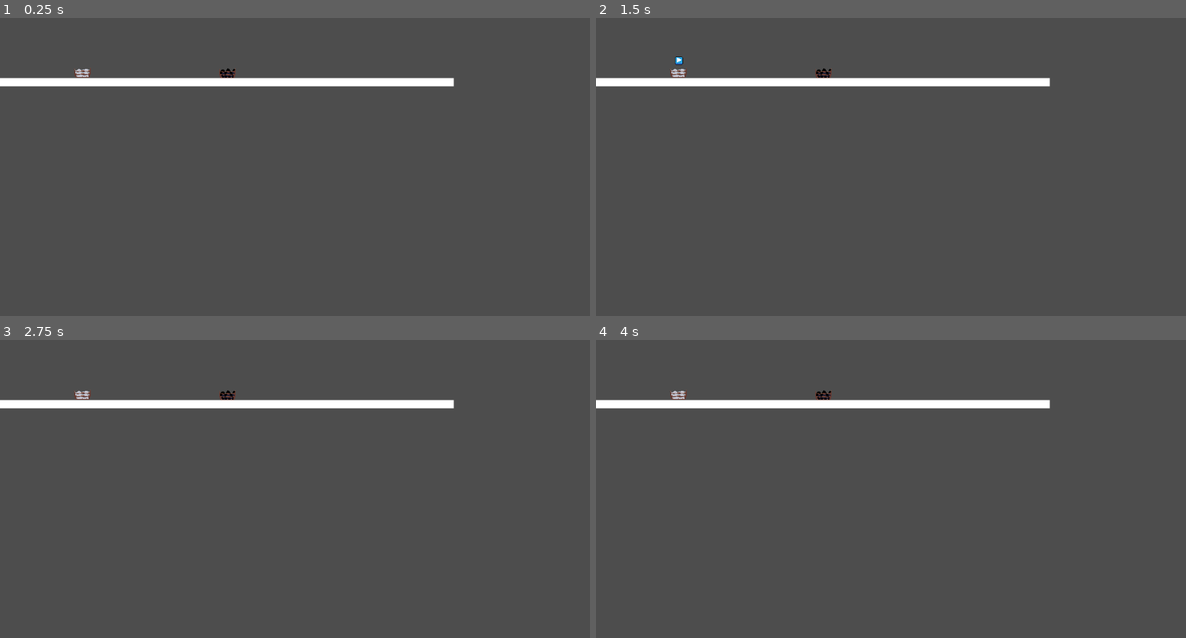
Above: before the commit, frames 1-4 (two rows, left to right).
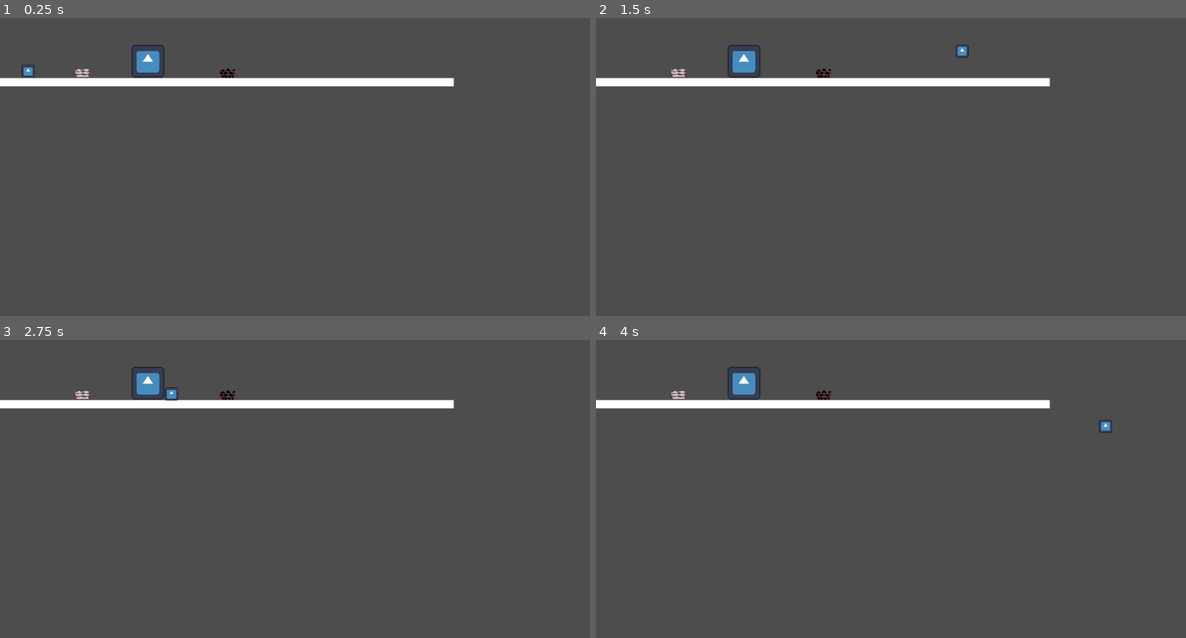
Above: after the commit, the same moments.

Repository: LeonardoSeijiNakayama/DACC_Station2-G1
Game: Godot game, scene res://Stations/placeholders/TesteStations.tscn
Same seed, same stepped clock (60 frames per second), same inputs: the game is played once before the commit and once after it. This scene is started directly instead of the project's main scene. The engine's default icon, where the game draws it, is replaced by a stand-in: a white triangle on a blue panel in a dark square.
Inputs (mouse positions are in pixels of both pictures, inside the frame that each line leads up to):
- Up to frame 1 (0.25 s): no input
- Up to frame 2 (1.5 s): tap Enter (ui_accept) at 0.5 s; move the mouse to (826, 74) at 0.52 s; hold Shift (Dash) 0.53-1.28 s; hold D (Direita) from 0.53 s (still down); tap Space (Pulo) at 0.77 s; move the mouse to (678, 71) at 1.27 s; tap Shift (Dash) at 1.35 s
- Up to frame 3 (2.75 s): tap Space (Pulo) at 1.52 s; move the mouse to (354, 411) at 2.02 s; release D (Direita) at 2.03 s; hold A (Esquerda) from 2.03 s (still down); hold Shift (Dash) from 2.03 s (still down)
- Up to frame 4 (4 s): move the mouse to (861, 551) at 2.77 s; release A (Esquerda) at 2.78 s; release Shift (Dash) at 2.78 s; hold D (Direita) from 2.78 s (still down); tap Shift (Dash) at 2.85 s; tap Space (Pulo) at 3.02, 3.77 s; move the mouse to (1068, 533) at 3.52 s; hold Shift (Dash) from 3.53 s (still down)

The runs differ from the first frame. In frame 1, 0.4% of the frame differs, in the area x 3-28%, y 8-21%; in frame 2, 0.5%, in the area x 13-64%, y 8-21%; in frame 3, 0.4%; in frame 4, 0.4%.

Commit message:
Interacao Player/Minas

Diff:
--- a/Stations/Carvao_Minerio.tscn
+++ b/Stations/Carvao_Minerio.tscn
@@ -7,6 +7,8 @@
 height = 18.0
 
 [node name="Carvao" type="RigidBody2D" unique_id=1380866705]
+collision_layer = 4
+collision_mask = 7
 
 [node name="CollisionShape2D" type="CollisionShape2D" parent="." unique_id=2081501536]
 position = Vector2(0, 1)
--- a/Stations/Ferro_Minerio.tscn
+++ b/Stations/Ferro_Minerio.tscn
@@ -9,6 +9,8 @@
 [node name="Ferro" type="RigidBody2D" unique_id=1380866705]
 
 [node name="CollisionShape2D" type="CollisionShape2D" parent="." unique_id=2081501536]
+light_mask = 4
+visibility_layer = 7
 shape = SubResource("CapsuleShape2D_77ily")
 
 [node name="Sprite2D" type="Sprite2D" parent="." unique_id=1769787900]
--- /dev/null
+++ b/Stations/Fornalha.tscn
@@ -0,0 +1,16 @@
+[gd_scene format=3 uid="uid://duep6t45g3ar7"]
+
+[ext_resource type="Texture2D" uid="uid://broq5vvmjixbx" path="res://icon.svg" id="1_j8er0"]
+
+[sub_resource type="RectangleShape2D" id="RectangleShape2D_673f4"]
+
+[node name="Fornalha" type="Node2D" unique_id=999989629]
+
+[node name="Area2D" type="Area2D" parent="." unique_id=1304230538]
+
+[node name="CollisionShape2D" type="CollisionShape2D" parent="Area2D" unique_id=624801619]
+shape = SubResource("RectangleShape2D_673f4")
+
+[node name="Sprite2D" type="Sprite2D" parent="Area2D" unique_id=1497705336]
+scale = Vector2(0.5, 0.5)
+texture = ExtResource("1_j8er0")
--- a/Stations/Mina.gd
+++ b/Stations/Mina.gd
@@ -37,6 +37,7 @@
 				label.visible = false
 				sprBotao.visible = true
 				timer.stop()
+
 # Quando mouse entra na area da mina, aparece um botao que ele precisa apertar
 func _on_area_2d_mouse_entered() -> void:
 	in_range = true
@@ -57,3 +58,17 @@
 	get_parent().add_child(new_ore)
 	label.visible = false
 	print("Pronto!")
+
+
+func _on_area_2d_body_entered(body: Node2D) -> void:
+	if body.name == "player":
+		in_range = true
+		sprBotao.visible = true
+
+func _on_area_2d_body_exited(body: Node2D) -> void:
+	if body.name == "player":
+		sprBotao.visible = false
+		label.visible = false
+		in_range = false
+		if !timer.is_stopped():
+			timer.stop()
--- a/Stations/Mina.tscn
+++ b/Stations/Mina.tscn
@@ -38,6 +38,6 @@
 horizontal_alignment = 1
 vertical_alignment = 1
 
-[connection signal="mouse_entered" from="Area2D" to="." method="_on_area_2d_mouse_entered"]
-[connection signal="mouse_exited" from="Area2D" to="." method="_on_area_2d_mouse_exited"]
+[connection signal="body_entered" from="Area2D" to="." method="_on_area_2d_body_entered"]
+[connection signal="body_exited" from="Area2D" to="." method="_on_area_2d_body_exited"]
 [connection signal="timeout" from="Producao_Timer" to="." method="_on_producao_timer_timeout"]
--- a/Stations/Mina_Carvao.tscn
+++ /dev/null
@@ -1,45 +0,0 @@
-[gd_scene format=3 uid="uid://btoppmhcvd8gt"]
-
-[ext_resource type="Script" uid="uid://b2iuw050uu7au" path="res://Stations/Mina.gd" id="1_sjtkc"]
-[ext_resource type="Texture2D" uid="uid://b838ajr8n2jdm" path="res://Stations/placeholders/mina_carvao_ph.png" id="2_nmsii"]
-[ext_resource type="Texture2D" uid="uid://cdr34el57trl6" path="res://Stations/placeholders/enter_button_ph.png" id="3_1s17v"]
-
-[sub_resource type="RectangleShape2D" id="RectangleShape2D_nmsii"]
-size = Vector2(76, 55)
-
-[node name="MinaCarvao" type="Node2D" unique_id=2038531751]
-position = Vector2(593, 485)
-script = ExtResource("1_sjtkc")
-
-[node name="Area2D" type="Area2D" parent="." unique_id=2101333416]
-
-[node name="CollisionShape2D" type="CollisionShape2D" parent="Area2D" unique_id=407316958]
-position = Vector2(0, -10.5)
-shape = SubResource("RectangleShape2D_nmsii")
-
-[node name="Mina_Spr" type="Sprite2D" parent="Area2D" unique_id=785450030]
-position = Vector2(0, -21)
-scale = Vector2(2.375, 2.375)
-texture = ExtResource("2_nmsii")
-
-[node name="Botao_Spr" type="Sprite2D" parent="." unique_id=311418721]
-position = Vector2(-1.4305115e-06, -90)
-scale = Vector2(2.3750002, 2.3750002)
-texture = ExtResource("3_1s17v")
-
-[node name="Producao_Timer" type="Timer" parent="." unique_id=1362396254]
-one_shot = true
-
-[node name="Produzindo_Label" type="Label" parent="." unique_id=1809674824]
-visible = false
-offset_left = -47.0
-offset_top = -106.0
-offset_right = 55.0
-offset_bottom = -83.0
-text = "Produzindo..."
-horizontal_alignment = 1
-vertical_alignment = 1
-
-[connection signal="mouse_entered" from="Area2D" to="." method="_on_area_2d_mouse_entered"]
-[connection signal="mouse_exited" from="Area2D" to="." method="_on_area_2d_mouse_exited"]
-[connection signal="timeout" from="Producao_Timer" to="." method="_on_producao_timer_timeout"]
--- a/Stations/placeholders/TesteStations.tscn
+++ b/Stations/placeholders/TesteStations.tscn
@@ -1,7 +1,9 @@
 [gd_scene format=3 uid="uid://d1vg6gdn5xgol"]
 
 [ext_resource type="Texture2D" uid="uid://b50bmvt4h1vfc" path="res://Stations/placeholders/white_wall_ph.png" id="1_4uf6t"]
-[ext_resource type="PackedScene" path="res://Stations/Mina.tscn" id="2_ml3hp"]
+[ext_resource type="PackedScene" uid="uid://btoppmhcvd8gt" path="res://Stations/Mina.tscn" id="2_ml3hp"]
+[ext_resource type="PackedScene" uid="uid://duep6t45g3ar7" path="res://Stations/Fornalha.tscn" id="3_2ib5e"]
+[ext_resource type="PackedScene" uid="uid://cekex40d5qa86" path="res://player.tscn" id="4_80hx1"]
 
 [sub_resource type="RectangleShape2D" id="RectangleShape2D_ml3hp"]
 size = Vector2(16, 16)
@@ -24,3 +26,9 @@
 [node name="MinaFerro" parent="." unique_id=1199139156 instance=ExtResource("2_ml3hp")]
 position = Vector2(161, 141)
 type = 1
+
+[node name="Fornalha" parent="." unique_id=999989629 instance=ExtResource("3_2ib5e")]
+position = Vector2(289, 125)
+
+[node name="player" parent="." unique_id=152186675 instance=ExtResource("4_80hx1")]
+position = Vector2(55, 116)
--- a/project.godot
+++ b/project.godot
@@ -54,6 +54,9 @@
 
 [layer_names]
 
+2d_render/layer_1="mundo"
+2d_render/layer_2="player"
+2d_render/layer_3="itens"
 2d_physics/layer_1="Player"
 2d_physics/layer_2="Escadas"
 2d_physics/layer_3="Chão"
